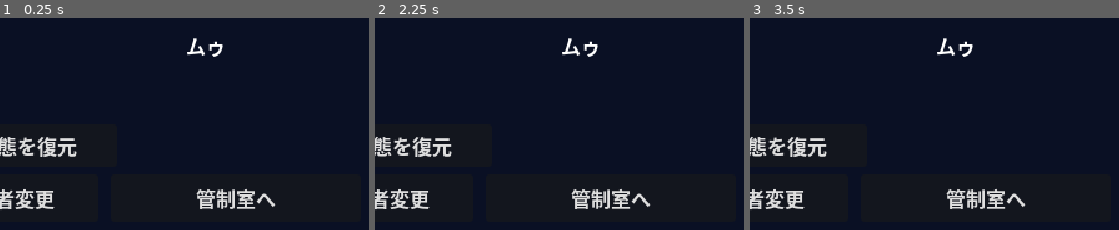
Above: before the commit, frames 1-3 (left to right).
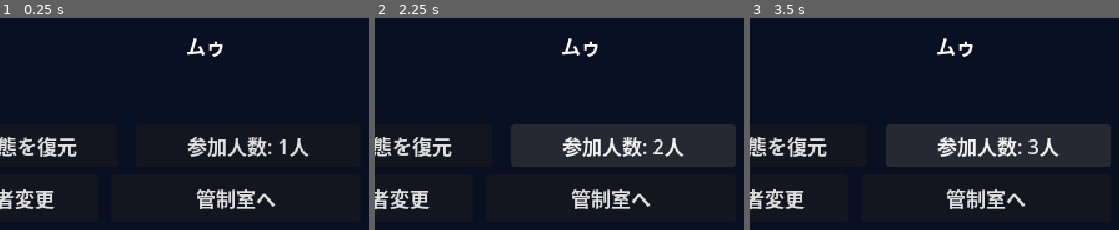
Above: after the commit, the same moments.

Repository: coshimagame/manjusyage
Game: Godot game, scene res://stage_clear_playable_bridge.tscn
The game is run twice, just before and just after one commit, with the same random seed, the same clock (stepped at 60 frames per second) and the same inputs. This scene is started directly instead of the project's main scene.
Inputs (mouse positions are % of the whole screen's width and height, from its top left):
- Up to frame 1 (0.25 s): no input
- Up to frame 2 (2.25 s): click "タイトル相当へ" at 0.5 s; click "試作状態を保存" at 1.25 s; click (84, 80) at 2 s, where only the run after the commit has a clickable "参加人数: 1人"
- Up to frame 3 (3.5 s): click (84, 80) at 2.75 s, where only the run after the commit has a clickable "参加人数: 2人"
The pictures show only the part of the screen within x 50-100%, y 50-100%; the shares and areas given below are measured in that part.

The runs differ from the first frame. In frame 1, 1.5% of the frame differs, in the area x 50-85%, y 56-66%; in frame 2, 12%, in the area x 36-98%, y 50-71%; in frame 3, 12%.

Commit message:
feat: add 1-3P selection and backward-compatible save to stage bridge smoke UI

Diff:
--- a/stage_clear_playable_bridge.gd
+++ b/stage_clear_playable_bridge.gd
@@ -3,6 +3,7 @@
 ## Prototype dialogue is NOT canon. Existing character art is never replaced.
 const PILOTS := ["コルミィ", "ジヨーザ", "マフィオ"]
 var pilot_index := 0
+var player_count := 1 # isolated smoke UI only; does not create combat players
 var stage := 1
 var phase := 0 # 0=result, 1=dialogue, 2=next sortie
 var line_index := 0
@@ -17,6 +18,7 @@
 var action: Button
 var back: Button
 var change_pilot: Button
+var change_count: Button
 var save_button: Button
 var load_button: Button
 const SAVE_PATH := "user://stage_bridge_smoke.cfg"
@@ -37,6 +39,8 @@
 	back = _button(Vector2(40, 310), "タイトル相当へ", _reset)
 	change_pilot = _button(Vector2(240, 310), "操縦者変更", _cycle_pilot)
 	change_pilot.size = Vector2(150, 38)
+	change_count = _button(Vector2(420, 270), "参加人数: 1人", _cycle_count)
+	change_count.size = Vector2(180, 34)
 	save_button = _button(Vector2(40, 270), "試作状態を保存", _save_progress)
 	save_button.size = Vector2(175, 34)
 	load_button = _button(Vector2(230, 270), "試作状態を復元", _load_progress)
@@ -80,6 +84,8 @@
 
 func _show_phase() -> void:
 	change_pilot.visible = phase == 0
+	change_count.visible = phase == 0
+	change_count.text = "参加人数: %d人" % player_count
 	action.disabled = false
 	left_name.text = PILOTS[pilot_index]
 	right_name.text = "ムゥ"
@@ -131,16 +137,24 @@
 	pilot_index = (pilot_index + 1) % PILOTS.size()
 	_show_phase()
 
+func _cycle_count() -> void:
+	if phase != 0:
+		return
+	player_count = player_count % 3 + 1
+	_show_phase()
+
 func _reset() -> void:
 	phase = 0
 	stage = 1
+	player_count = 1
 	final_clear = false
 	line_index = 0
 	_show_phase()
 
 func _save_progress() -> void:
 	var cfg := ConfigFile.new()
-	cfg.set_value("bridge", "version", 2)
+	cfg.set_value("bridge", "version", 3)
+	cfg.set_value("bridge", "player_count", player_count)
 	cfg.set_value("bridge", "final_clear", final_clear)
 	cfg.set_value("bridge", "stage", stage)
 	cfg.set_value("bridge", "pilot", pilot_index)
@@ -155,20 +169,22 @@
 	if cfg.load(SAVE_PATH) != OK:
 		return
 	var version := int(cfg.get_value("bridge", "version", 0))
-	if version != 1 and version != 2:
-		return
+	if version != 1 and version != 2 and version != 3:
+		return
+	var restored_count := int(cfg.get_value("bridge", "player_count", 1)) if version == 3 else 1
 	var restored_stage := int(cfg.get_value("bridge", "stage", -1))
 	var restored_pilot := int(cfg.get_value("bridge", "pilot", -1))
 	var restored_phase := int(cfg.get_value("bridge", "phase", -1))
 	var restored_line := int(cfg.get_value("bridge", "line", -1))
-	var restored_final := bool(cfg.get_value("bridge", "final_clear", false)) if version == 2 else false
-	if restored_stage < 1 or restored_stage > 8 or restored_pilot < 0 or restored_pilot >= PILOTS.size() or restored_phase < 0 or restored_phase > 2:
+	var restored_final := bool(cfg.get_value("bridge", "final_clear", false)) if version >= 2 else false
+	if restored_count < 1 or restored_count > 3 or restored_stage < 1 or restored_stage > 8 or restored_pilot < 0 or restored_pilot >= PILOTS.size() or restored_phase < 0 or restored_phase > 2:
 		return
 	if restored_final and (restored_stage != 8 or restored_phase != 2):
 		return
 	if restored_phase == 1 and (restored_line < 0 or restored_line >= 3):
 		return
 	stage = restored_stage
+	player_count = restored_count
 	pilot_index = restored_pilot
 	phase = restored_phase
 	final_clear = restored_final
